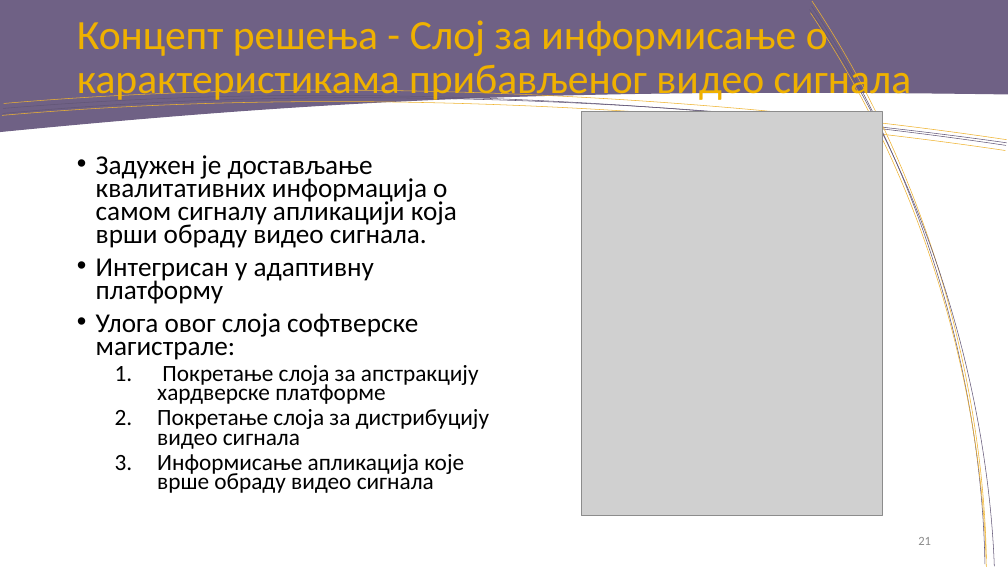
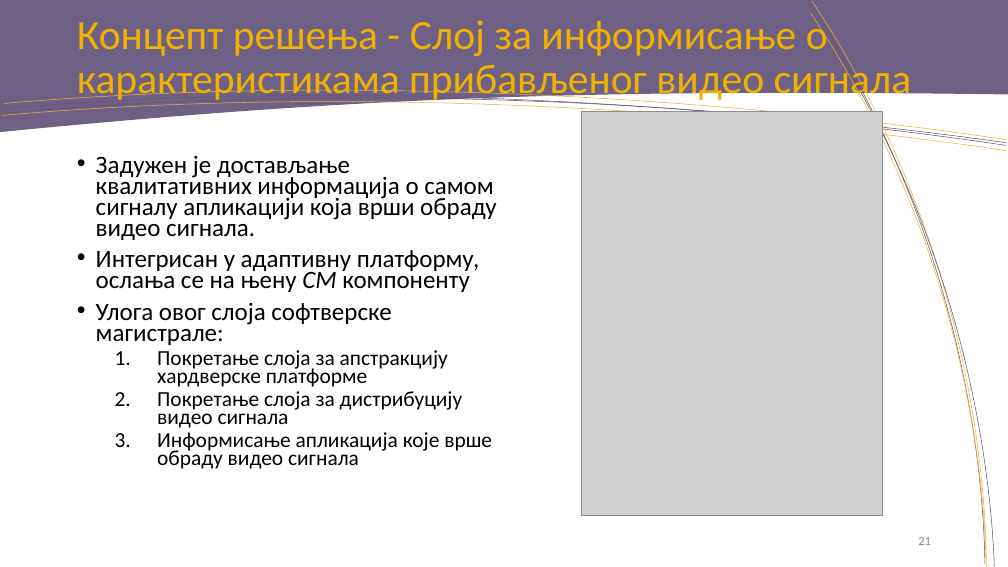
Before and after one commit to rondor1/msc, a slide deck: slide 21 of msc-e28-2018-pres.pptx. Drawn at 1008x567 pixels with LibreOffice and Linux fonts; fonts in the diff are those of the drawing; grey boxes stand for pictures; background and template pictures are left out. Boxes give left, top, right and bottom in pixels: in the first picture for what was removed or moved away, otherwise in the second. Text is boxed around its words. In the diff, an @@ line names an element or a change of style, - is before the commit and + after.

```diff
--- a/msc-e28-2018-pres.pptx
+++ b/msc-e28-2018-pres.pptx
@@ text at (96,156,497,469): size 25.9 to 23.8 pt in "Задужен је достављање квалитативних информација о самом ...", "Улога овог слоја софтверске магистрале:"; size 22.2 to 20.4 pt in "Покретање слоја за апстракцију хардверске платформе", "Покретање слоја за дистрибуцију видео сигнала", "Информисање апликација које врше обраду видео сигнала" @@
@@ text at (96,250,479,292): text changed; size 25.9 to 23.8 pt @@
-• Интегрисан у адаптивну платформу
+• Интегрисан у адаптивну платформу, ослања се на њену CM компоненту
```
Also in this commit, not shown: 11 other slides changed, 2 slides added, 1 slide removed.
